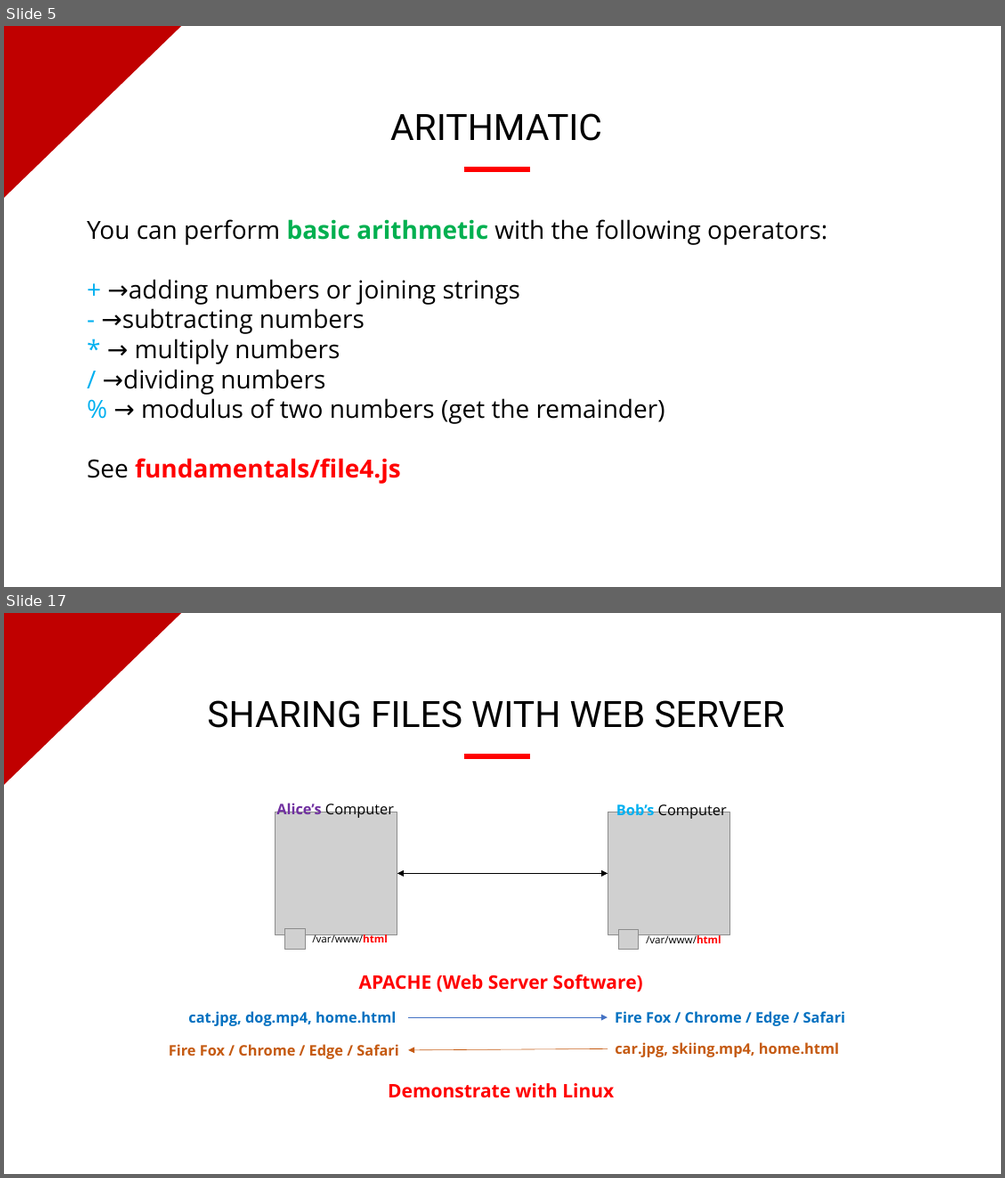
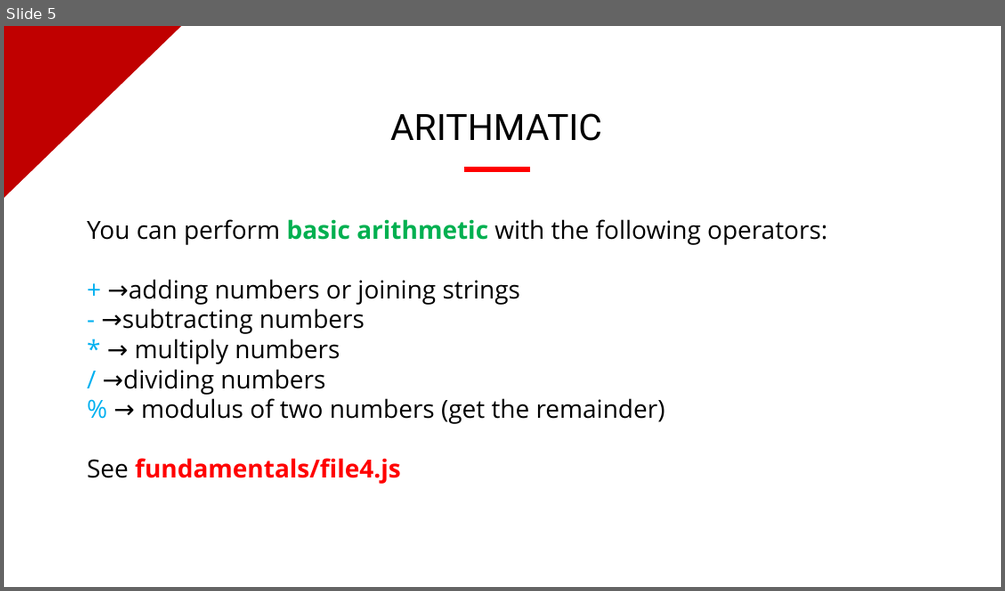
Before and after one commit to evermight/fullstack-training, a slide deck: crash-course/20230624-shell-js-python-php/fundamentals-of-coding.pptx. Shown one above the other, each under a label of ours: slides 5 and 17 before the commit, slide 5 after it; the slides between them are not shown. The pictures are 1005x1178 and 1005x591 pixels, drawn with LibreOffice and Linux fonts; fonts in the diff are those of the drawing; grey boxes stand for pictures; background and template pictures are left out. Boxes give left, top, right and bottom in pixels: in the first picture for what was removed or moved away, otherwise in the second. Text is boxed around its words. In the diff, an @@ line names an element or a change of style, - is before the commit and + after.

```diff
--- a/crash-course/20230624-shell-js-python-php/fundamentals-of-coding.pptx
+++ b/crash-course/20230624-shell-js-python-php/fundamentals-of-coding.pptx
@@ slide 17 removed at (4,613,1001,1174), background picture (left out); not listed: 1 template element that a slide beside it also shows @@
@@ text removed at (207,700,785,728) @@
-SHARING FILES WITH WEB SERVER
@@ rectangle removed at (465,755,530,758) @@
@@ picture removed at (275,811,397,934) @@
@@ text removed at (276,801,394,818) @@
-Alice’s Computer
@@ picture removed at (607,811,730,934) @@
@@ text removed at (616,802,727,819) @@
-Bob’s Computer
@@ double arrow removed from (397, 873) to (607, 873) @@
@@ picture removed at (284,929,305,949) @@
@@ text removed at (312,933,388,942) @@
-/var/www/html
@@ picture removed at (619,929,639,949) @@
@@ text removed at (646,933,721,943) @@
-/var/www/html
@@ text removed at (359,974,643,992) @@
-APACHE (Web Server Software)
@@ text removed at (188,1011,396,1026) @@
-cat.jpg, dog.mp4, home.html
@@ text removed at (615,1011,845,1026) @@
-Fire Fox / Chrome / Edge / Safari
@@ arrow removed from (409, 1018) to (607, 1018) @@
@@ text removed at (169,1044,398,1059) @@
-Fire Fox / Chrome / Edge / Safari
@@ arrow removed from (607, 1049) to (409, 1050) @@
@@ text removed at (615,1042,839,1057) @@
-car.jpg, skiing.mp4, home.html
@@ text removed at (388,1083,614,1098) @@
-Demonstrate with Linux
```
Also in this commit, not shown: 7 slides changed, 3 slides added, 19 other slides removed, 29 other files.
